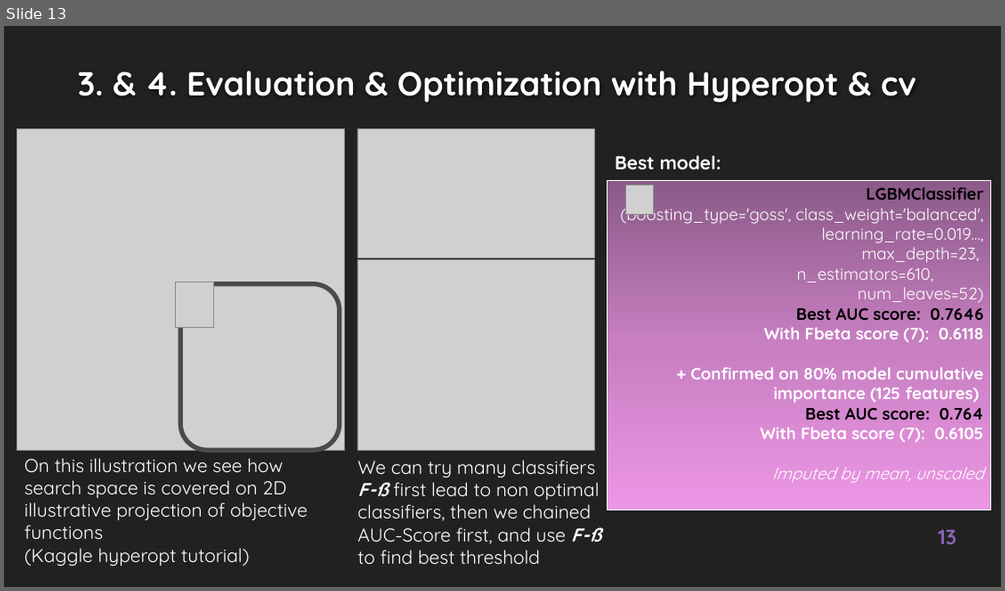
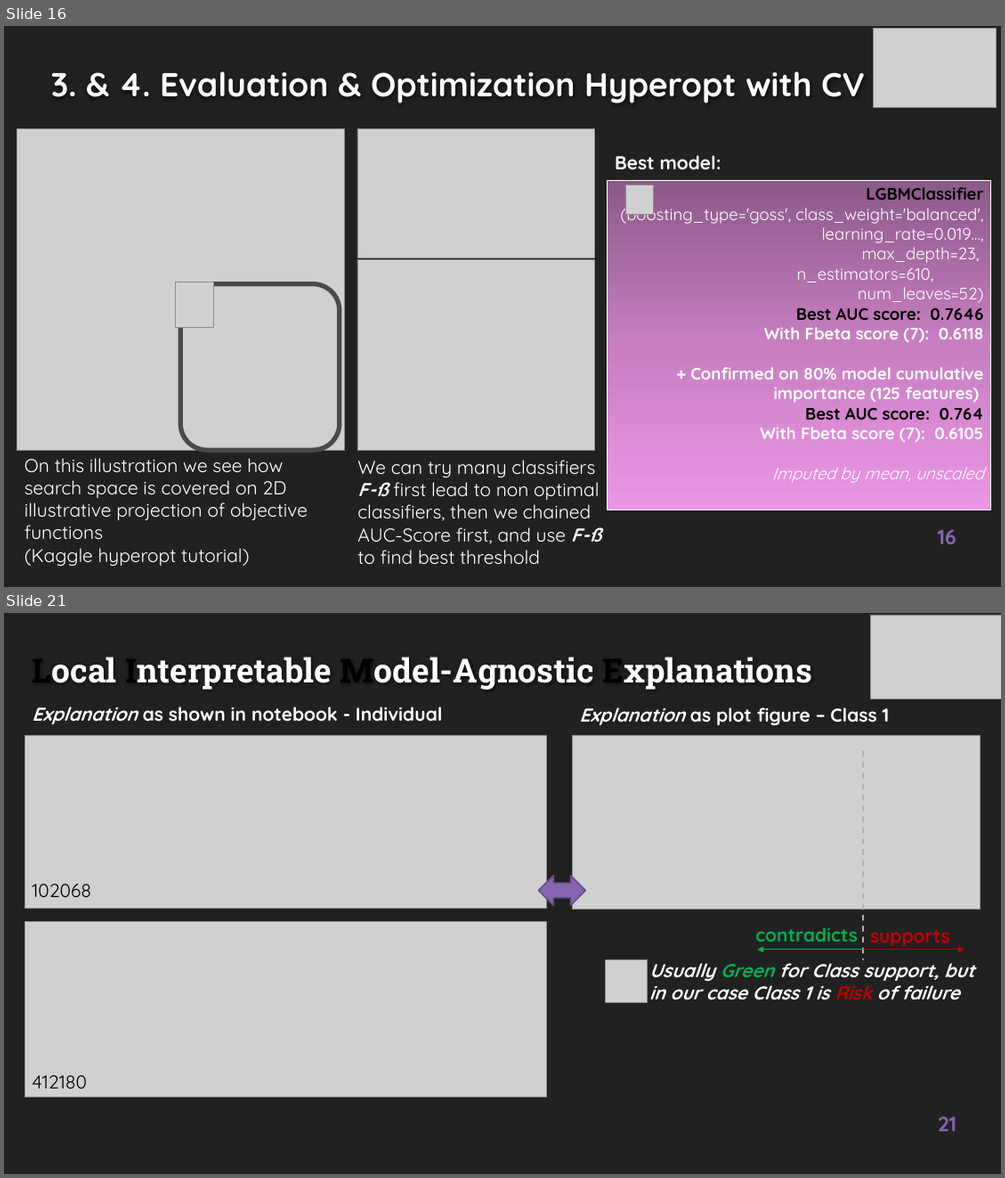
Before and after one commit to EtienneLardeur/P7_Scoring, a slide deck: P7_Support.pptx. Shown one above the other, each under a label of ours: slide 13 before the commit, slides 16 and 21 after it; the slides between them are not shown. The pictures are 1005x591 and 1005x1178 pixels, drawn with LibreOffice and Linux fonts; fonts in the diff are those of the drawing; grey boxes stand for pictures; background and template pictures are left out. Boxes give left, top, right and bottom in pixels: in the first picture for what was removed or moved away, otherwise in the second. Text is boxed around its words. In the diff, an @@ line names an element or a change of style, - is before the commit and + after.

```diff
--- a/P7_Support.pptx
+++ b/P7_Support.pptx
@@ slide 21 added at (x1=4, y1=613, x2=1001, y2=1174), background #212121 @@
@@ picture added at (x1=870, y1=615, x2=1001, y2=699) @@
@@ title added at (x1=32, y1=657, x2=813, y2=690), 32 pt, text #FFFFFF, bold @@
+Local Interpretable Model-Agnostic Explanations
@@ text added at (x1=32, y1=706, x2=443, y2=724), 18 pt, text #FFFFFF, bold @@
+Explanation as shown in notebook - Individual
@@ text added at (x1=579, y1=707, x2=890, y2=725), 18 pt, text #FFFFFF, bold @@
+Explanation as plot figure – Class 1
@@ picture added at (x1=24, y1=736, x2=546, y2=908) @@
@@ picture added at (x1=573, y1=736, x2=980, y2=909) @@
@@ line added from (863, 751) to (863, 959), #B2B2B2 1.5 pt dashed @@
@@ left right arrow added at (x1=539, y1=876, x2=586, y2=906), fill #8664B0, outline #634A82 1.25 pt @@
@@ text added at (x1=32, y1=884, x2=91, y2=897), 18 pt, text #000000 @@
+102068
@@ picture added at (x1=24, y1=921, x2=546, y2=1097) @@
@@ text added at (x1=755, y1=927, x2=858, y2=941), 18 pt, text #00B050, bold @@
+contradicts
@@ text added at (x1=870, y1=930, x2=950, y2=946), 18 pt, text #C00000, bold @@
+supports
@@ text added at (x1=649, y1=958, x2=974, y2=999), 18 pt, text #FFFFFF, bold, italic @@
+Usually Green for Class support, but in our case Class 1 is Risk of failure
@@ arrow added from (863, 949) to (757, 949), #00B050 0.75 pt @@
@@ arrow added from (863, 949) to (964, 949), #C00000 0.75 pt @@
@@ picture added at (x1=606, y1=960, x2=647, y2=1002) @@
@@ text added at (x1=32, y1=1075, x2=87, y2=1088), 18 pt, text #000000 @@
+412180
@@ page number added at (x1=938, y1=1116, x2=956, y2=1131), 20 pt, text #8664B0, bold @@
+21
@@ what was slide 13 is now slide 16 @@
@@ slide 16 changed as well @@
@@ picture added at (x1=873, y1=29, x2=996, y2=108) @@
@@ title at (x1=51, y1=71, x2=865, y2=103): text changed @@
-3. & 4. Evaluation & Optimization with Hyperopt & cv
+3. & 4. Evaluation & Optimization Hyperopt with CV
@@ page number at (x1=938, y1=529, x2=956, y2=544): text changed @@
-13
+16
```
Also in this commit, not shown: 14 other slides changed, 7 other slides added, 2 slides removed, 4 other files.
